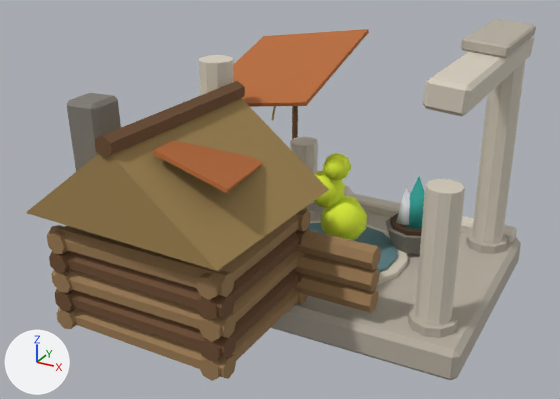
The FBX model client/CultOfComfort.Unity/Assets/Resources/Art/Models/hearth_l2.fbx: old version first, new version second.
Camera for both pictures: a 50 mm lens placed at (1.55, -3.77, 2.31), pointed at (-0.25, -0.49, 0.67). Every picture has the same lights, and +X, +Y and +Z are marked at lower left. The older version comes first. Where no turn or scale is listed for an object, it has been applied to the vertices.

The older version as bpy lines, for what is in view:
```python
me_fire = bpy.data.meshes.new('Fire')
me_fire.from_pydata(...)  # 15 vertices, 15 faces; spans x -0.107..0.107, y -0.115..0.099, z -0.013..0.29
me_fire.materials.append(mat_palette)  # picture img_palette_png
me_ruin = bpy.data.meshes.new('Ruin')
me_ruin.from_pydata(...)  # 814 vertices, 589 faces; spans x -1.08..0.81, y -1.49..0.72, z 0.0..1.52
me_ruin.materials.append(mat_palette)  # picture img_palette_png
me_steam = bpy.data.meshes.new('Steam')
me_steam.from_pydata(...)  # a UV sphere (7 segments, 5 rings, poles along z) spanning x -0.09..0.17, y -0.133..0.12, z -0.02..0.26; a UV sphere (7 segments, 5 rings, poles along z) spanning x -0.162..0.042, y -0.135..0.064, z 0.19..0.41; a UV sphere (6 segments, 4 rings, poles along z) spanning x -0.049..0.089, y -0.15..0.01, z 0.38..0.54
me_steam.materials.append(mat_palette)  # picture img_palette_png
ob_fire = bpy.data.objects.new('Fire', me_fire)
ob_fire.location = (0.25, 0.25, 0.36)
ob_ruin = bpy.data.objects.new('Ruin', me_ruin)
ob_ruin.location = (0.0, 0.0, 0.0)
ob_steam = bpy.data.objects.new('Steam', me_steam)
ob_steam.location = (-0.12, -0.05, 0.3)
```
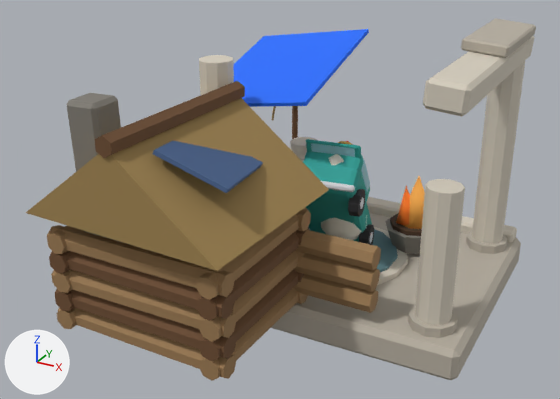
Changed parts and their boxes (x1, y1, x2, y2) in the pictures (560 x 399 px):
'TimeMachine', added (cyan)
    after: (302, 141, 374, 245)
'BootOpen', added (cyan)
    after: (306, 139, 361, 158)
part 1 of me_ruin, surface changed (orange to blue)
    both: (149, 29, 428, 275)
part 2 of me_fire, surface changed
    both: (396, 176, 425, 229)
part 3 of me_steam, surface changed (yellow to grey)
    before: (313, 153, 367, 240)
    after: (321, 154, 367, 240)

Diff of the bpy script that builds the scene:
```diff
--- a/client/CultOfComfort.Unity/Assets/Resources/Art/Models/hearth_l2.fbx.py
+++ b/client/CultOfComfort.Unity/Assets/Resources/Art/Models/hearth_l2.fbx.py
@@ me_fire @@
 me_fire.from_pydata(...)  # 15 vertices, 15 faces; spans x -0.107..0.107, y -0.115..0.099, z -0.013..0.29
 # used by ob_fire; location = (0.25, 0.25, 0.36)
+# me_fire part 2: texture (UV) coordinates of 15 of 15 faces, centred in x -0.083..0.064, y -0.07..0.066, z -0.01..0.09, changed; they spanned u 0.56..0.69, v 0.12..0.12 and now span u 0.56..0.69, v 0.3..0.3
 me_fire.materials.append(mat_palette)
@@ me_ruin @@
 me_ruin.from_pydata(...)  # 814 vertices, 589 faces; spans x -1.08..0.81, y -1.49..0.72, z 0.0..1.52
 # used by ob_ruin; location = (0.0, 0.0, 0.0)
+# me_ruin part 1: texture (UV) coordinates of 589 of 589 faces, centred in x -1.02..0.8, y -1.48..0.72, z 0.0..1.51, changed; they spanned u 0.06..0.94, v 0.12..0.88 and now span u 0.06..0.94, v 0.1..0.9
 me_ruin.materials.append(mat_palette)
@@ me_steam @@
 me_steam.from_pydata(...)  # 80 vertices, 94 faces; spans x -0.162..0.17, y -0.15..0.12, z -0.02..0.54
 # used by ob_steam; location = (-0.12, -0.05, 0.3)
+# me_steam part 3: texture (UV) coordinates of 94 of 94 faces, centred in x -0.152..0.157, y -0.121..0.12, z -0.002..0.524, changed; they spanned u 0.19..0.19, v 0.38..0.38 and now span u 0.19..0.19, v 0.5..0.5
 me_steam.materials.append(mat_palette)
@@ me_timemachine @@
+me_timemachine.from_pydata(...)  # 602 vertices, 526 faces; spans x -0.215..0.257, y -0.403..0.268, z 0.023..0.686
+me_timemachine.materials.append(mat_palette)  # picture img_palette_png
@@ me_bootopen @@
+me_bootopen.from_pydata(...)  # 48 vertices, 52 faces; spans x -0.163..0.155, y -0.033..0.087, z -0.209..-0.002
+me_bootopen.materials.append(mat_palette)  # picture img_palette_png
@@ ob_timemachine @@
+ob_timemachine = bpy.data.objects.new('TimeMachine', me_timemachine)
+ob_timemachine.location = (-0.14, 0.0, 0.16)
@@ ob_bootopen @@
+ob_bootopen = bpy.data.objects.new('BootOpen', me_bootopen)
+ob_bootopen.location = (-0.121, -0.135, 0.908)
```
